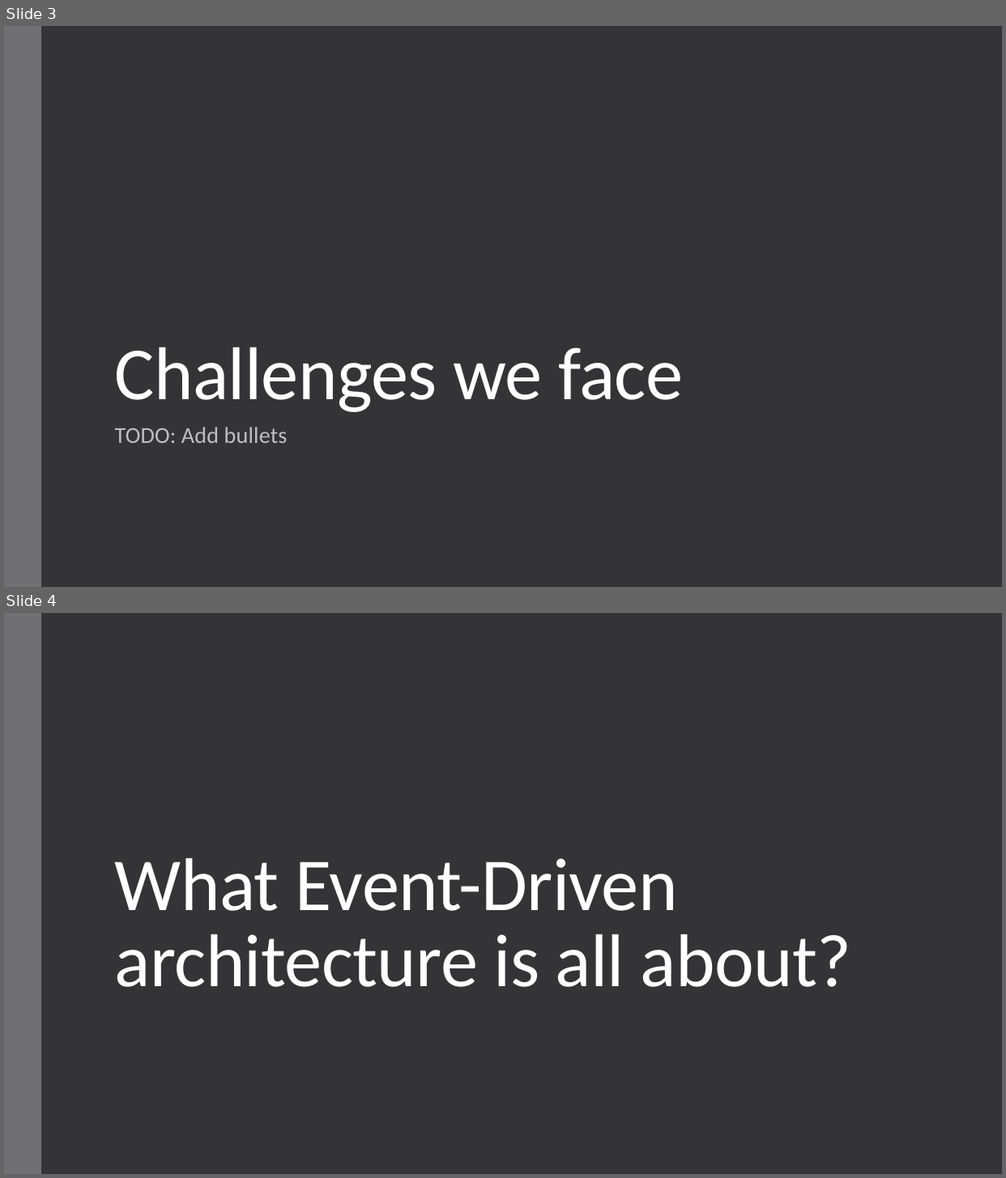
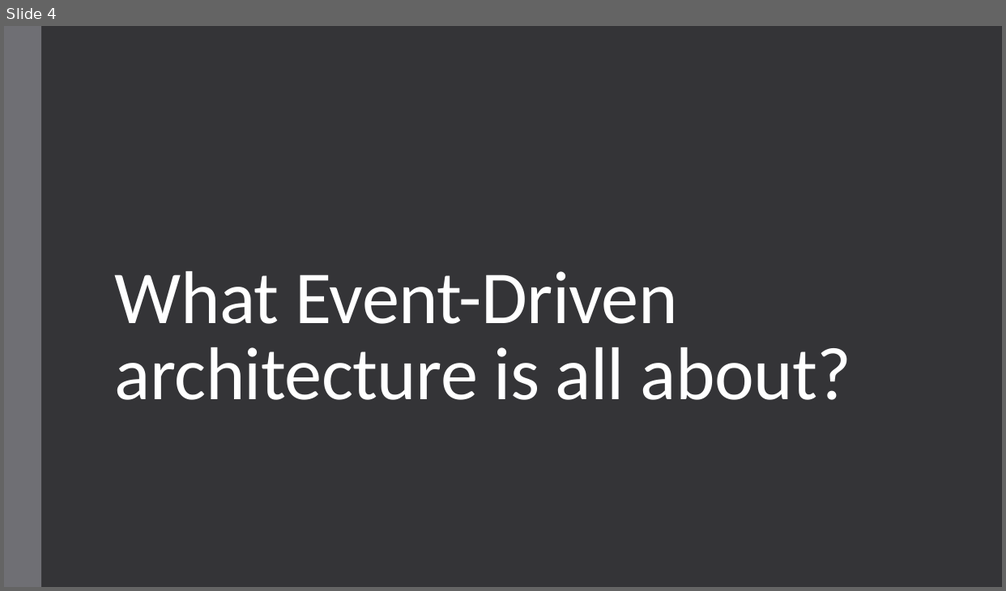
Before and after one commit to andrii-litvinov/event-driven-mongodb, a slide deck: t18-event-mongodb.pptx. Shown one above the other, each under a label of ours: slides 3 and 4 before the commit, slide 4 after it. The pictures are 1006x1178 and 1006x591 pixels, drawn with LibreOffice and Linux fonts; fonts in the diff are those of the drawing. Boxes give left, top, right and bottom in pixels: in the first picture for what was removed or moved away, otherwise in the second. Text is boxed around its words. In the diff, an @@ line names an element or a change of style, - is before the commit and + after.

```diff
--- a/t18-event-mongodb.pptx
+++ b/t18-event-mongodb.pptx
@@ slide 3 removed at (x1=4, y1=26, x2=1002, y2=587), background #353537; not listed: 1 template element that a slide beside it also shows @@
@@ title removed at (x1=115, y1=348, x2=683, y2=412) @@
-Challenges we face
@@ subtitle removed at (x1=115, y1=427, x2=288, y2=443) @@
-TODO: Add bullets
```
Also in this commit, not shown: 2 slides changed, 3 slides added, 1 other slide removed.
